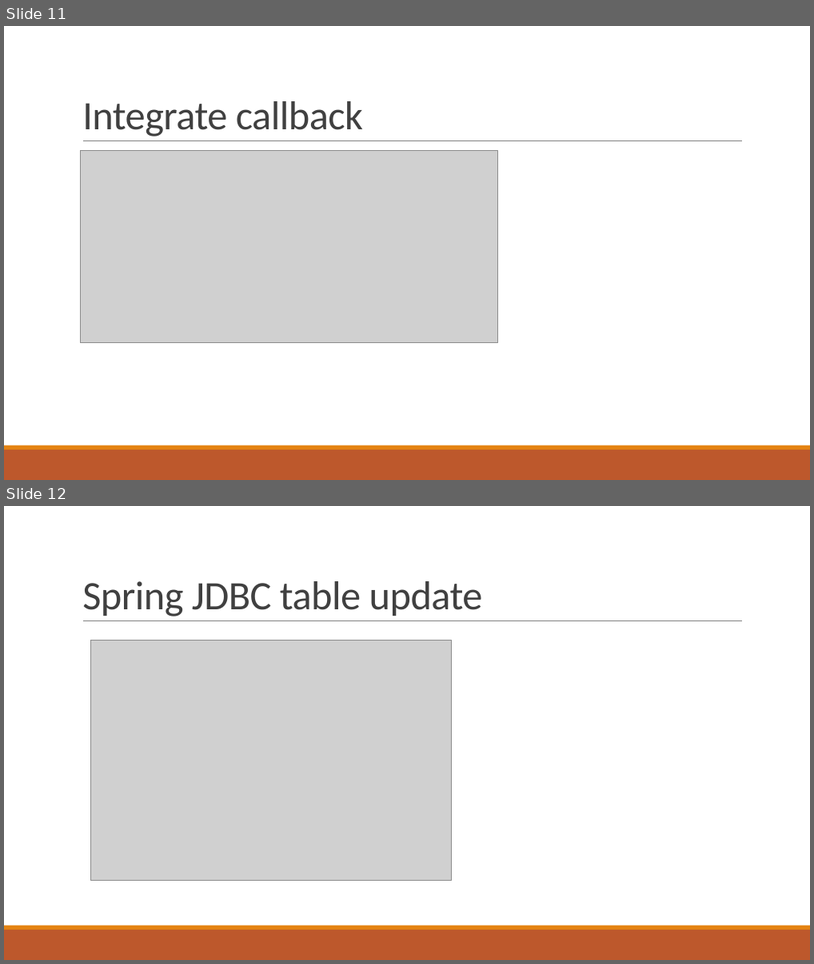
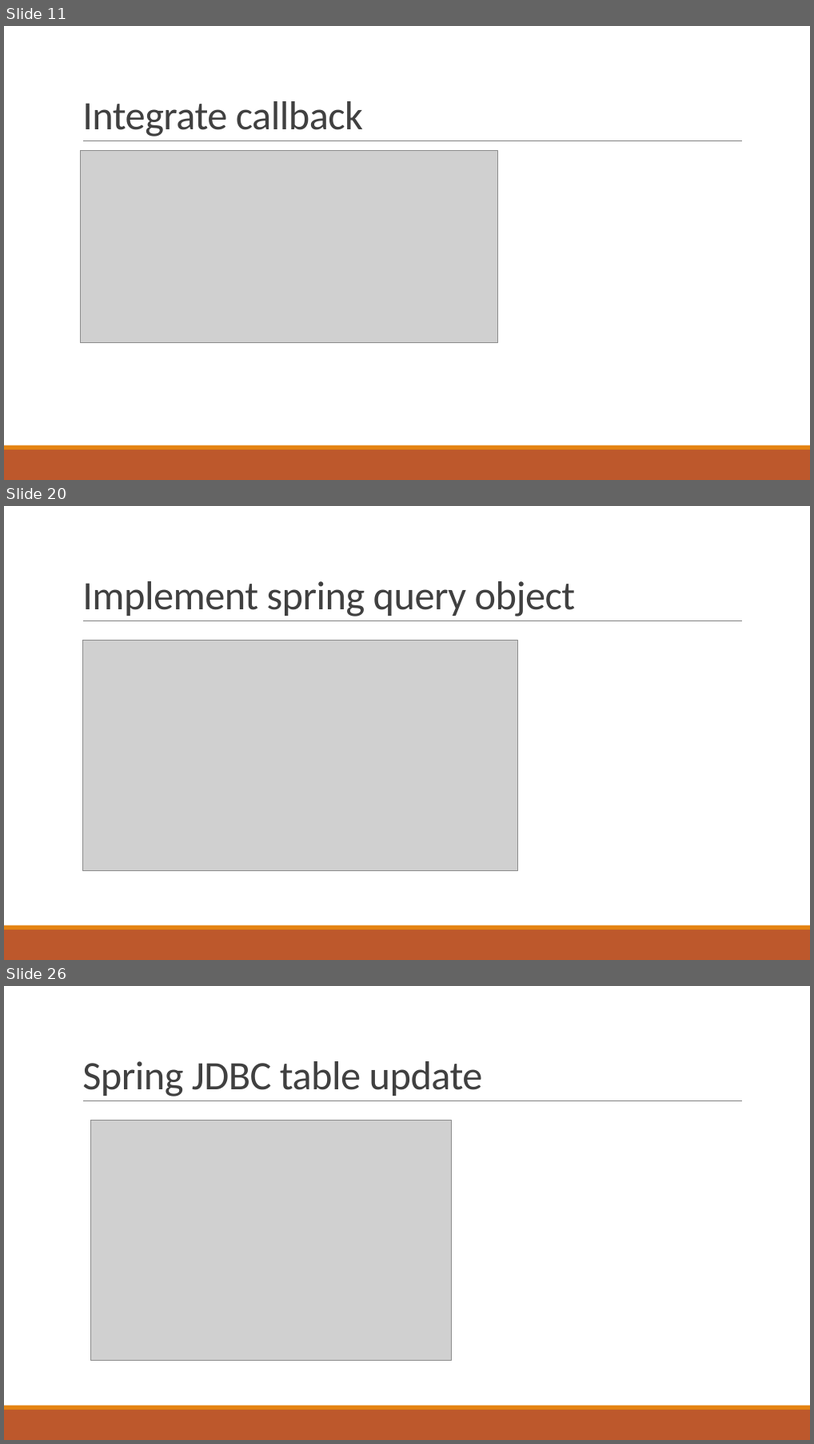
Before and after one commit to haminh10/JAVA_course_Spring_Hibernate_JPA, a slide deck: course/spring_lecture6.pptx. Shown one above the other, each under a label of ours: slides 11 and 12 before the commit, slides 11, 20 and 26 after it; the slides between them are not shown. The pictures are 814x964 and 814x1444 pixels, drawn with LibreOffice and Linux fonts; fonts in the diff are those of the drawing; grey boxes stand for pictures. Boxes give left, top, right and bottom in pixels: in the first picture for what was removed or moved away, otherwise in the second. Text is boxed around its words. In the diff, an @@ line names an element or a change of style, - is before the commit and + after.

Commit message:
spring cnrs

```diff
--- a/course/spring_lecture6.pptx
+++ b/course/spring_lecture6.pptx
@@ slide 20 added at [4,506,810,960], background #FFFFFF; not listed: 3 template elements that a slide beside it also shows @@
@@ title added at [82,581,576,616], 48 pt, text #404040 @@
+Implement spring query object
@@ picture added at [83,640,518,870] @@
@@ what was slide 12 is now slide 26 @@
```
Also in this commit, not shown: 1 slide changed, 13 other slides added, 2 other files.
